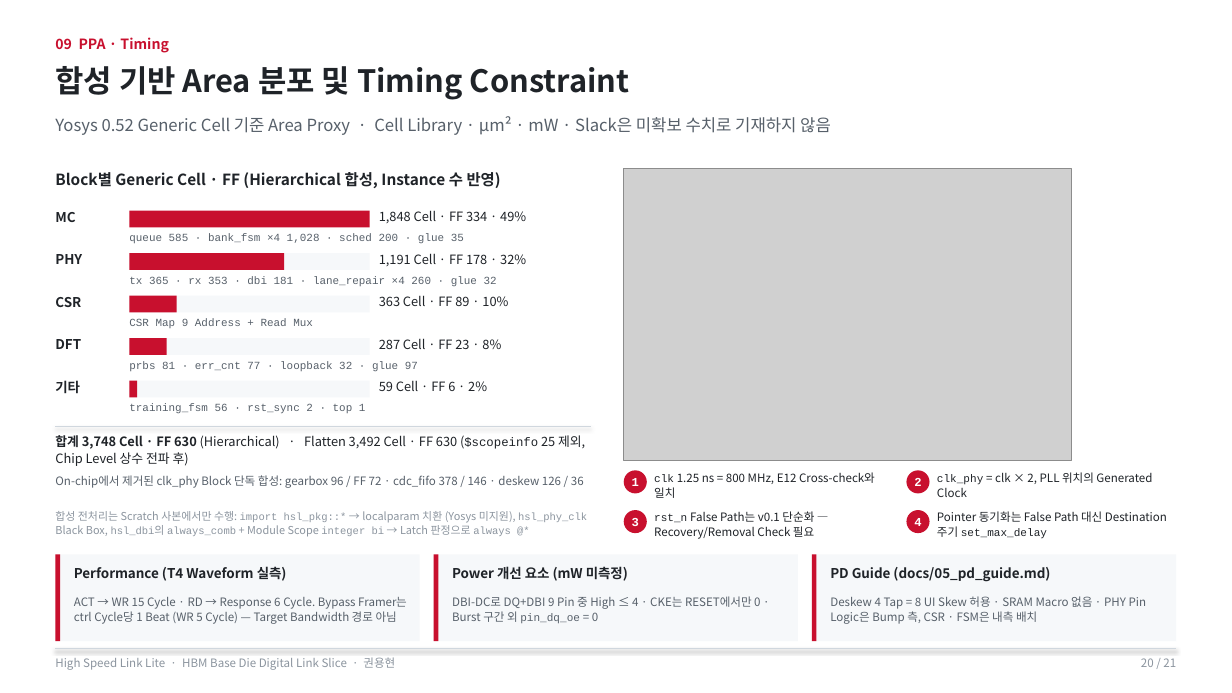
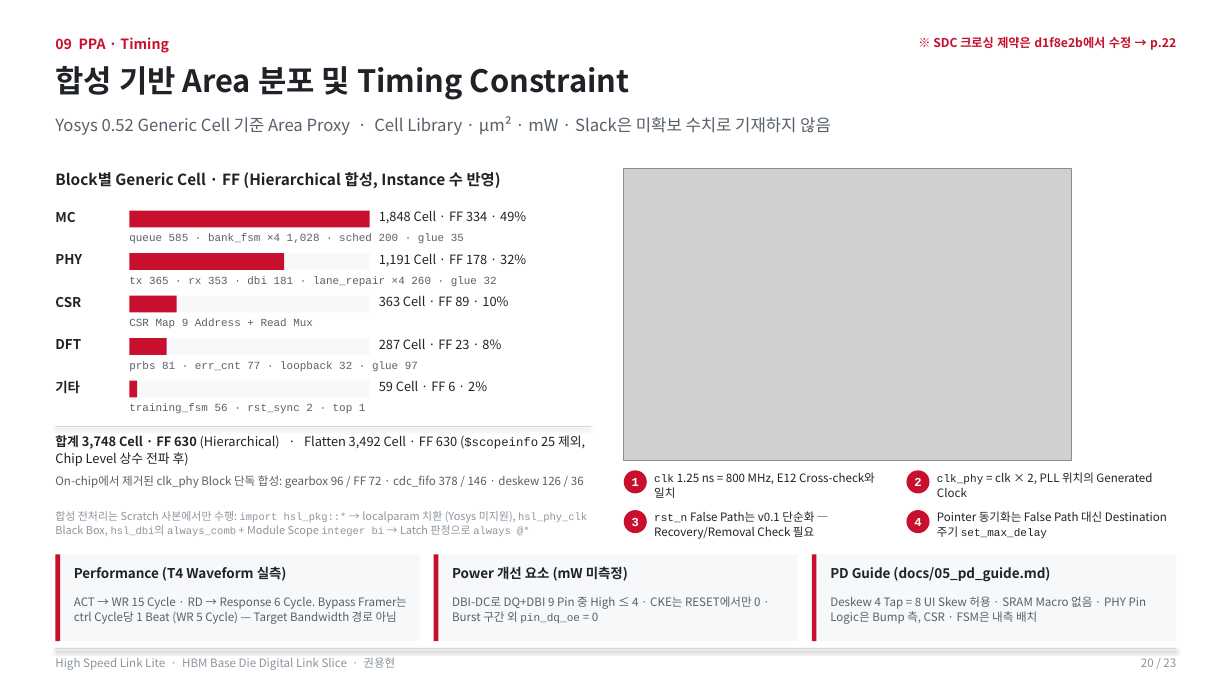
Before and after one commit to yhkwon-git/High_Speed_Link_Lite, a slide deck: slide 20 of portfolio-deck/HighSpeedLinkLite_Portfolio.pptx. Drawn at 1232x693 pixels with LibreOffice and Linux fonts; fonts in the diff are those of the drawing; grey boxes stand for pictures. Boxes give left, top, right and bottom in pixels: in the first picture for what was removed or moved away, otherwise in the second. Text is boxed around its words. In the diff, an @@ line names an element or a change of style, - is before the commit and + after.

```diff
--- a/portfolio-deck/HighSpeedLinkLite_Portfolio.pptx
+++ b/portfolio-deck/HighSpeedLinkLite_Portfolio.pptx
@@ text added at (933,36,1176,50), 9.5 pt, text #C8102E, bold @@
+※ SDC 크로싱 제약은 d1f8e2b에서 수정 → p.22
@@ text at (1141,658,1176,667): text changed @@
-20 / 21
+20 / 23
```
Also in this commit, not shown: 20 other slides changed, 2 slides added, 3 other files.
